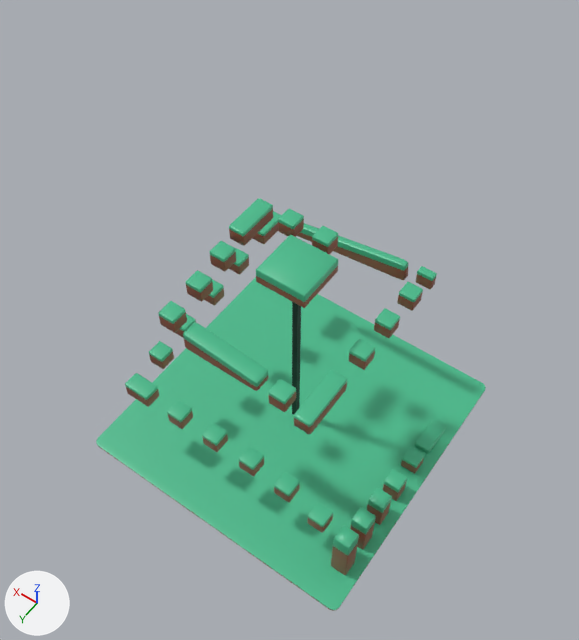
The Blender file JumpUp!/modelData/map.blend: old version first, new version second.
Camera for both pictures: a camera (50 mm lens) standing at (-91.8, 132.5, 264.9) and looking at (2.1, 1.1, 58.3). The lights are fixed; the arrows at lower left show +X, +Y and +Z.

The first picture shows 'tileHigh_forest.009', 'tileHigh_forest.011', 'tileHigh_forest.017', 'tileHigh_forest.023', 'tileHigh_forest.025', 'tileLarge_forest', 'tileLarge_forest.001', 'tileSlopeLowMedium_forest.001', 'tileSlopeLowMedium_forest.002'.
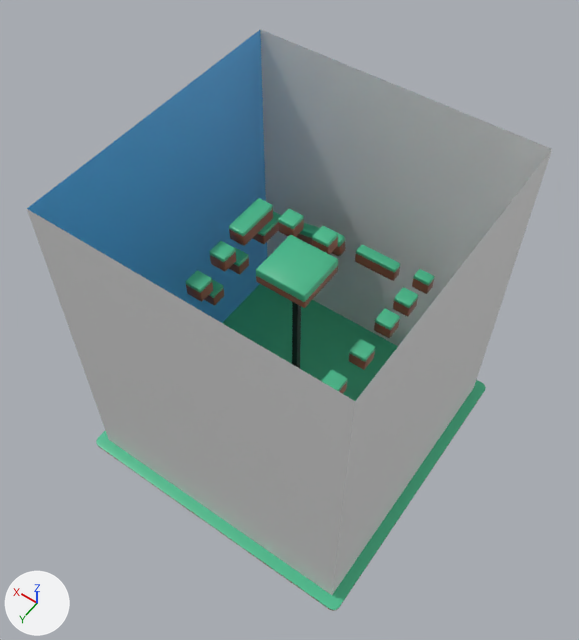
Pixel boxes [x1, y1, x2, y2] of what changed, in the pictures (579 x 640 px):
'Plane.001', shown: after [27, 209, 355, 595]
'Plane.003', shown: after [260, 29, 552, 346]
'Plane.004', shown: after [27, 30, 268, 323]
'Plane.002', shown: after [332, 150, 552, 595]
'tileSlopeLowMedium_forest.001', moved, rescaled: before [297, 223, 408, 280]; after [296, 223, 345, 256]
'tileHigh_forest.015', added: after [355, 244, 400, 281]
    faces in mat_green_007 (green #48bc8d): [356, 244, 400, 273]
    faces in mat_browndark_007 (brown #9b5a45): [355, 254, 400, 281]
'tileHigh_forest.023', moved: before [397, 282, 423, 311]; after [393, 287, 418, 317]
'tileHigh_forest.011', moved, rescaled (9% wider, 8% taller): before [416, 266, 437, 289]; after [412, 269, 435, 294]
'tileLarge_forest', unchanged, covered by the edit: before [96, 277, 486, 611]; after [96, 284, 486, 611]
'tileSlopeLowMedium_forest.002', unchanged, covered by the edit: before [183, 322, 268, 391]
'tileHigh_forest.025', unchanged, covered by the edit: before [294, 370, 347, 434]; after [322, 370, 347, 394]

The change, as a list of edits to the scene's bpy script:
```text
Add mat_browndark_007:
    mat_browndark_007 = principled_material('BrownDark.007')
    mat_browndark_007.base_color = (0.327, 0.102, 0.0593)  # brown #9b5a45
    mat_browndark_007.roughness = 0.4
Add mat_green_007:
    mat_green_007 = principled_material('Green.007')
    mat_green_007.base_color = (0.0653, 0.501, 0.266)  # green #48bc8d
    mat_green_007.roughness = 0.4
Add me_cube_005:
    me_cube_005.from_pydata(...)  # 176 vertices, 178 faces; spans x -1.0..1.0, y 0.0..2.0, z -1.0..1.0
    # faces by material slot: [89, 89]
    me_cube_005.materials.append(mat_green_007)  # green #48bc8d
    me_cube_005.materials.append(mat_browndark_007)  # brown #9b5a45
Change ob_tilehigh_forest_011:
    ob_tilehigh_forest_011.location: (-25.0, -41.0, 55.0) -> (-25.0, -39.0, 55.0)
    ob_tilehigh_forest_011.scale: (1.5, 3.0, 3.0) -> (2.0, 3.0, 3.0)
Change ob_tileslopelowmedium_forest_001:
    ob_tileslopelowmedium_forest_001.location: (7.0, -41.0, 50.0) -> (20.0, -39.0, 50.0)
    ob_tileslopelowmedium_forest_001.scale: (25.0, 5.0, 1.5) -> (13.0, 5.0, 2.0)
Change ob_tilehigh_forest_023:
    ob_tilehigh_forest_023.location: (-25.0, -30.0, 56.0) -> (-25.0, -27.0, 56.0)
Change ob_plane_001:
    remove ob_plane_001.hide_set(True)
Change ob_plane_002:
    remove ob_plane_002.hide_set(True)
Change ob_plane_003:
    remove ob_plane_003.hide_set(True)
Change ob_plane_004:
    remove ob_plane_004.hide_set(True)
Add ob_tilehigh_forest_015:
    ob_tilehigh_forest_015 = bpy.data.objects.new('tileHigh_forest.015', me_cube_005)
    ob_tilehigh_forest_015.location = (-7.0, -39.0, 53.0)
    ob_tilehigh_forest_015.rotation_euler = (1.571, 0.0, 1.571)  # degrees (90, 0, 90)
    ob_tilehigh_forest_015.scale = (2.0, 3.0, 8.0)
```
